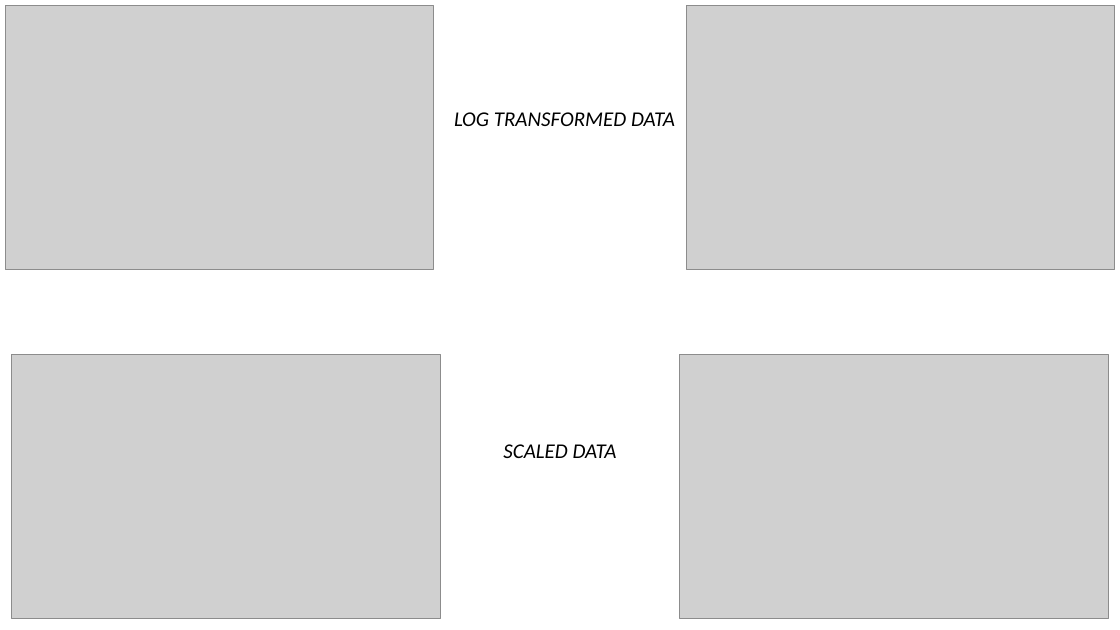
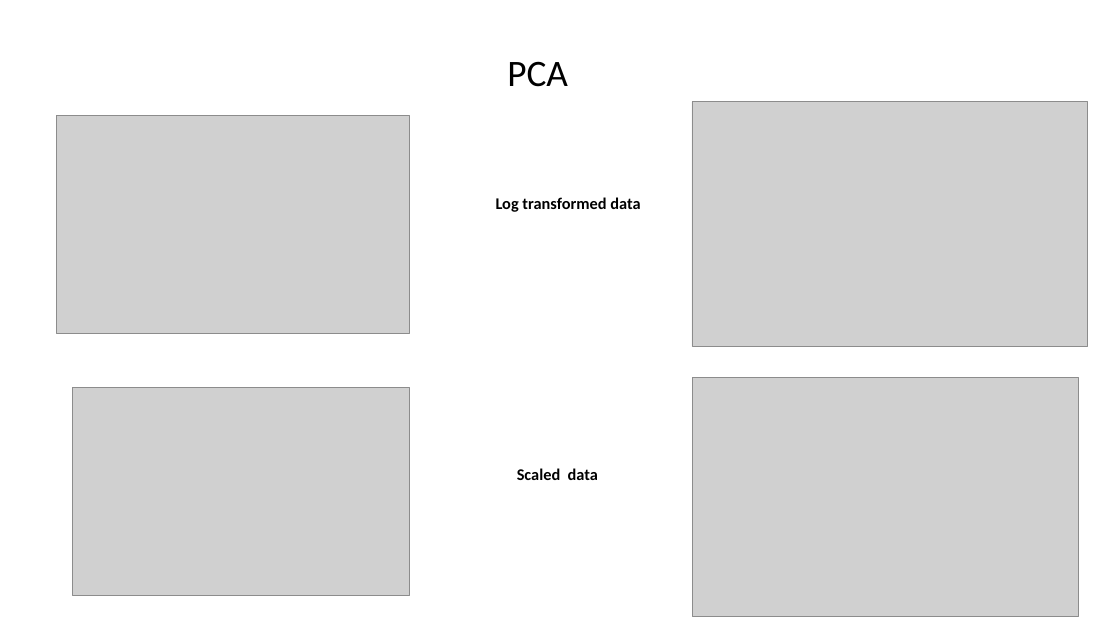
Before and after one commit to MKZuziak/SLLD_2022-_Users-Consumption-Behavior, a slide deck: slide 12 of Unsupervised methods to group users’ consumption behaviour to enhance personalize service degradation policies.pptx. Drawn at 1120x630 pixels with LibreOffice and Linux fonts; fonts in the diff are those of the drawing; grey boxes stand for pictures. Boxes give left, top, right and bottom in pixels: in the first picture for what was removed or moved away, otherwise in the second. Text is boxed around its words. In the diff, an @@ line names an element or a change of style, - is before the commit and + after.

```diff
--- a/Unsupervised methods to group users’ consumption behaviour to enhance personalize service degradation policies.pptx
+++ b/Unsupervised methods to group users’ consumption behaviour to enhance personalize service degradation policies.pptx
@@ picture removed at (5,5,434,270) @@
@@ picture removed at (687,5,1116,270) @@
@@ text added at (507,61,568,87), 32 pt, text #000000 @@
+PCA
@@ picture added at (56,115,408,333) @@
@@ picture added at (692,102,1088,346) @@
@@ text at (496,197,640,212): text changed; size 18 to 14 pt; bold on; italic off @@
-LOG TRANSFORMED DATA
+Log transformed data
@@ picture: place and size @@
-picture at (12,355,440,619)
+picture at (73,387,410,596)
@@ picture: place and size @@
-picture at (680,355,1108,619)
+picture at (692,378,1079,617)
@@ text at (517,468,598,480): text changed; size 18 to 14 pt; bold on; italic off @@
-SCALED DATA
+Scaled data
```
Also in this commit, not shown: 15 other slides changed, 6 slides added, 7 slides removed, 1 other file.
